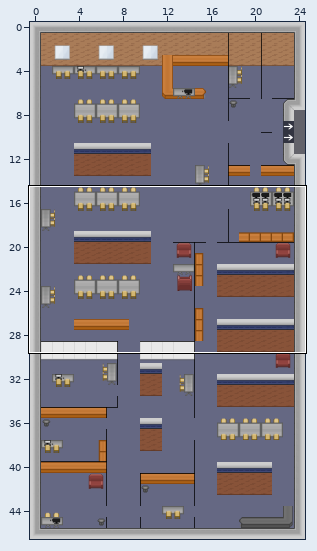
Tiled map (JSON), stored at map/mediatheque.json. The picture above shows the old version from afar; the outline marks the close-up.
Close-up. Before the commit:
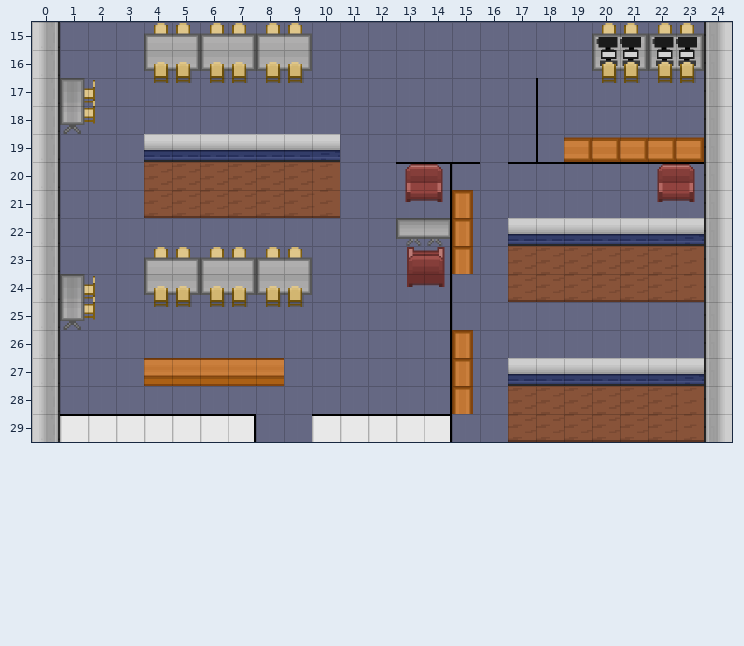
Cells are 48x48 px. Shown: x 0..24, y 15..29. The commit also changed other parts of the map, which this record leaves out. Tiles whose own drawing changed are shown in their newer look in all pictures.
Now the later version:
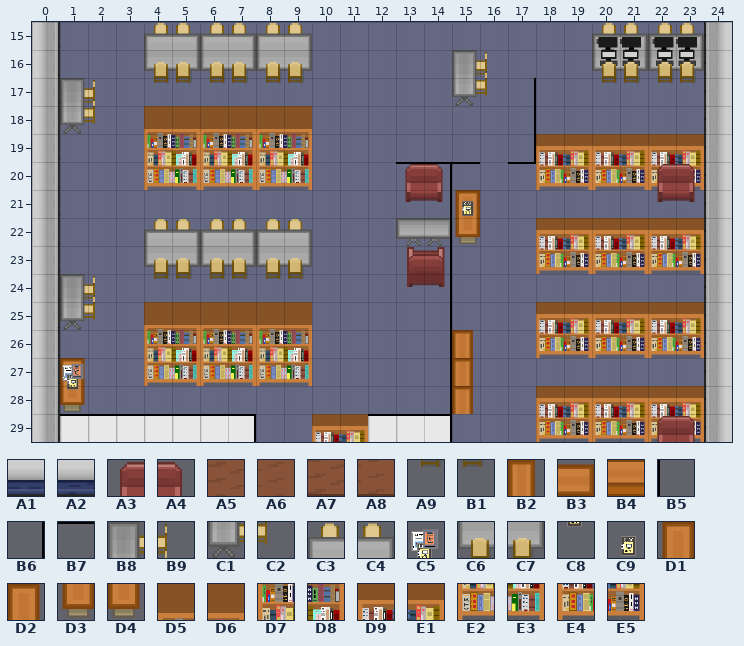
Key: from "tilesheet": A1 261, A2 262, A3 272, A4 273, A5 281, A6 282, A7 301, A8 302, A9 334, B1 335, B2 390, B3 411, B4 470, B5 526, B6 528, B7 529, B8 533, B9 534, C1 553, C2 554, C3 573, C4 574, C5 586, C6 593, C7 594, C8 606, C9 608, D1 615, D2 616, D3 635, D4 636, D5 660, D6 661, D7 680, D8 681, D9 682, E1 683, E2 700, E3 701, E4 702, E5 703.
__ is an empty cell.
Tiles replaced or removed in this view: A1, A2, A3, A4, A5, A6, A7, A8, A9, B1, B2, B3, B4, B5, B7, C3, C4, C6, C7.
What changed:
Changed rows in their new state; .. is an unchanged cell.
Layer "floor 2":
first column x 4:
24 A9 B1 A9 B1 A9 B1
25 __ __ __ __ __ __
Layer "wall":
first column x 1:
16 .. .. .. .. .. .. .. .. .. .. .. .. .. .. B8 B9 .. .. .. .. .. .. ..
17 .. .. .. .. .. .. .. .. .. .. .. .. .. .. C1 C2 .. .. .. .. .. .. ..
18 .. .. .. D5 D6 D5 D6 D5 D6 .. .. .. .. .. .. .. .. .. .. .. .. .. ..
19 .. .. .. D7 D8 D7 D8 D7 D8 __ .. .. .. .. .. .. .. D9 E1 D9 E1 D9 E1
20 .. .. .. E2 E3 E2 E3 E2 E3 __ .. .. .. .. .. .. .. E4 E5 E4 E5 E4 E5
21 .. .. .. __ __ __ __ __ __ __ .. .. .. .. .. .. .. .. .. .. .. .. ..
22 .. .. .. C3 C4 C3 C4 C3 C4 .. .. .. .. .. .. .. __ D9 E1 D9 E1 D9 E1
23 .. .. .. C6 C7 C6 C7 C6 C7 .. .. .. .. .. .. .. __ E4 E5 E4 E5 E4 E5
24 .. .. .. __ __ __ __ __ __ .. .. .. .. .. .. .. __ __ __ __ __ __ __
25 .. .. .. D5 D6 D5 D6 D5 D6 .. .. .. .. .. .. .. .. D9 E1 D9 E1 D9 E1
26 .. .. .. D7 D8 D7 D8 D7 D8 .. .. .. .. .. .. .. .. E4 E5 E4 E5 E4 E5
27 D2 .. .. E2 E3 E2 E3 E2 E3 .. .. .. .. .. .. .. __ __ __ __ __ __ __
28 D4 .. .. .. .. .. .. .. .. .. .. .. .. .. .. .. __ D9 E1 D9 E1 D9 E1
29 .. .. .. .. .. .. .. .. .. .. .. .. .. .. .. .. __ E4 E5 E4 E5 E4 E5
Layer "wall 2":
first column x 15:
17 .. .. B6 __ .. .. .. .. ..
18 .. .. B6 __ .. .. .. .. ..
19 .. .. B6 __ .. .. .. .. ..
20 .. .. .. .. .. .. .. A3 A4
21 D1 .. .. .. .. .. .. .. ..
22 D3 .. .. .. .. .. .. .. ..
23 __ .. .. .. .. .. .. .. ..
first column x 1:
27 C5 .. .. __ __ __ __ __ .. .. .. .. .. .. .. .. .. .. .. .. .. .. ..
28 C8 .. .. .. .. .. .. .. .. .. .. .. .. .. .. .. .. .. .. .. .. .. ..
29 .. .. .. .. .. .. .. .. .. D9 E1 .. .. .. .. .. .. .. .. .. .. A3 A4
Layer "wall 3":
first column x 15:
20 .. .. .. __ __ __ __ __ __
21 C9 .. .. .. .. .. .. .. ..
